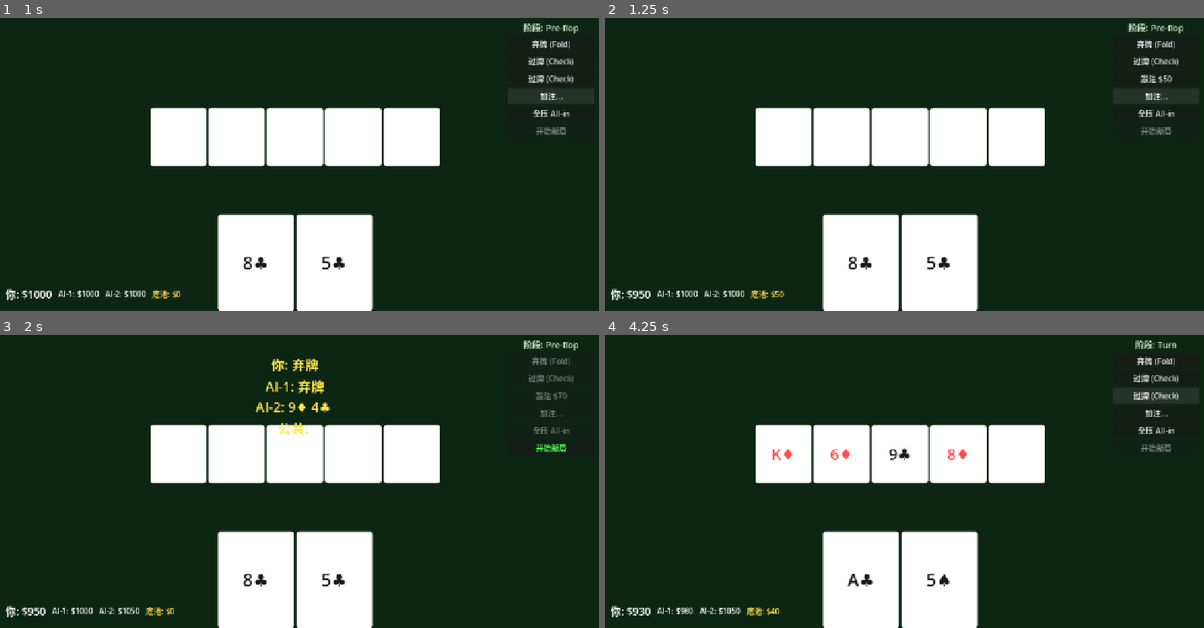
Above: before the commit, frames 1-4 (two rows, left to right).
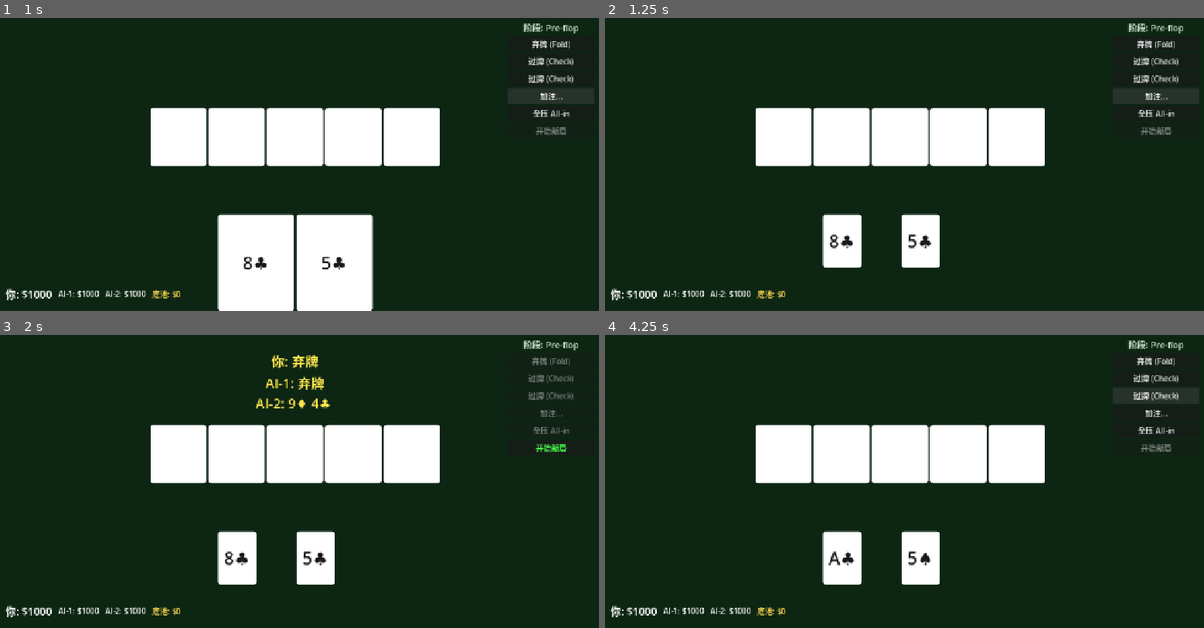
Above: after the commit, the same moments.

Repository: gaoyingxie/texas-holdemp
Game: Godot game, scene res://scenes/main.tscn
Same seed, same stepped clock (60 frames per second), same inputs: the game is played once before the commit and once after it.
Inputs:
- Up to frame 1 (1 s): click "加注..." at 0.5 s
- Up to frame 2 (1.25 s): no input
- Up to frame 3 (2 s): click "弃牌 (Fold)" at 1.25 s
- Up to frame 4 (4.25 s): click "开始新局" at 2 s; click "过牌 (Check)" at 2.75 s; click "跟注 $20" (after the commit: "过牌 (Check)") at 3.5 s

Frame 1 is identical in both runs. In frame 2, 6.9% of the frame differs, in the area x 4-96%, y 19-100%; in frame 3, 7.8%, in the area x 4-96%, y 6-100%; in frame 4, 7.3%.
Error after the commit: Invalid call. Nonexistent function 'queue_sort' in base 'Panel'. (res://scripts/main.gd:97)

Commit message:
fix: AI牌显示、ALLIN冻结、结算label位置和内容全修复

Diff:
--- a/scenes/main.tscn
+++ b/scenes/main.tscn
@@ -312,9 +312,9 @@
 anchor_right = 0.5
 anchor_bottom = 0.5
 offset_left = -200.0
-offset_top = -150.0
+offset_top = -180.0
 offset_right = 200.0
-offset_bottom = -90.0
+offset_bottom = -120.0
 grow_horizontal = 2
 grow_vertical = 2
 text = ""
--- a/scripts/main.gd
+++ b/scripts/main.gd
@@ -82,6 +82,7 @@
 
 func _style_card(card_node: Panel, card, face_up: bool) -> void:
 	card_node.custom_minimum_size = Vector2(80, 110)
+	card_node.size = Vector2(80, 110)
 	var style = StyleBoxFlat.new()
 	if face_up:
 		style.bg_color = Color(1, 1, 1, 1)
@@ -93,6 +94,7 @@
 	style.corner_radius_bottom_right = 6
 	style.corner_radius_bottom_left = 6
 	card_node.add_theme_stylebox_override("panel", style)
+	card_node.queue_sort()
 
 
 func _update_player_hand() -> void:
@@ -161,11 +163,7 @@
 				var info = _card_text(c)
 				hand_str += info.text + " "
 			result_lines.append(p.name + ": " + hand_str)
-	var community_str = "公共: "
-	for c in game.community:
-		var info = _card_text(c)
-		community_str += info.text + " "
-	$ResultLabel.text = "\n".join(result_lines) + "\n" + community_str
+	$ResultLabel.text = "\n".join(result_lines)
 
 
 func _update_ui() -> void:
@@ -284,9 +282,23 @@
 func _all_bet_equal() -> bool:
 	var active = game.active_players()
 	if active.size() <= 1: return true
+	# 检查所有活跃玩家（不含all-in）的 current_bet 是否都等于 game.current_bet
+	# all-in 玩家单独处理：其 current_bet 可能小于 game.current_bet（当跟注额超筹码时）
+	var target = game.current_bet
+	var can_still_bet = []  # 非all-in玩家
+	var all_in_players = []   # all-in玩家
 	for p in active:
-		if p.is_all_in: continue
-		# 简化：检查 current_bet 是否所有人已处理
+		if p.is_all_in:
+			all_in_players.append(p)
+		else:
+			can_still_bet.append(p)
+	# 如果没有还能下注的玩家（即全all-in或只剩一人），本轮结束
+	if can_still_bet.is_empty():
+		return true
+	# 检查还能下注的玩家是否都已跟注
+	for p in can_still_bet:
+		if p.current_bet < target:
+			return false
 	return true
 
 
--- a/scripts/poker_game.gd
+++ b/scripts/poker_game.gd
@@ -99,8 +99,12 @@
 
 
 func do_raise(pl, total: int) -> int:
+	# 先结算该玩家之前下过的注，再下新的 total
+	var prev = pl.current_bet
+	var diff = total - prev
+	if diff < 0: diff = 0
+	var amount = pl.bet(diff)
 	current_bet = total
-	var amount = pl.bet(total)
 	pot += amount
 	return amount
 
